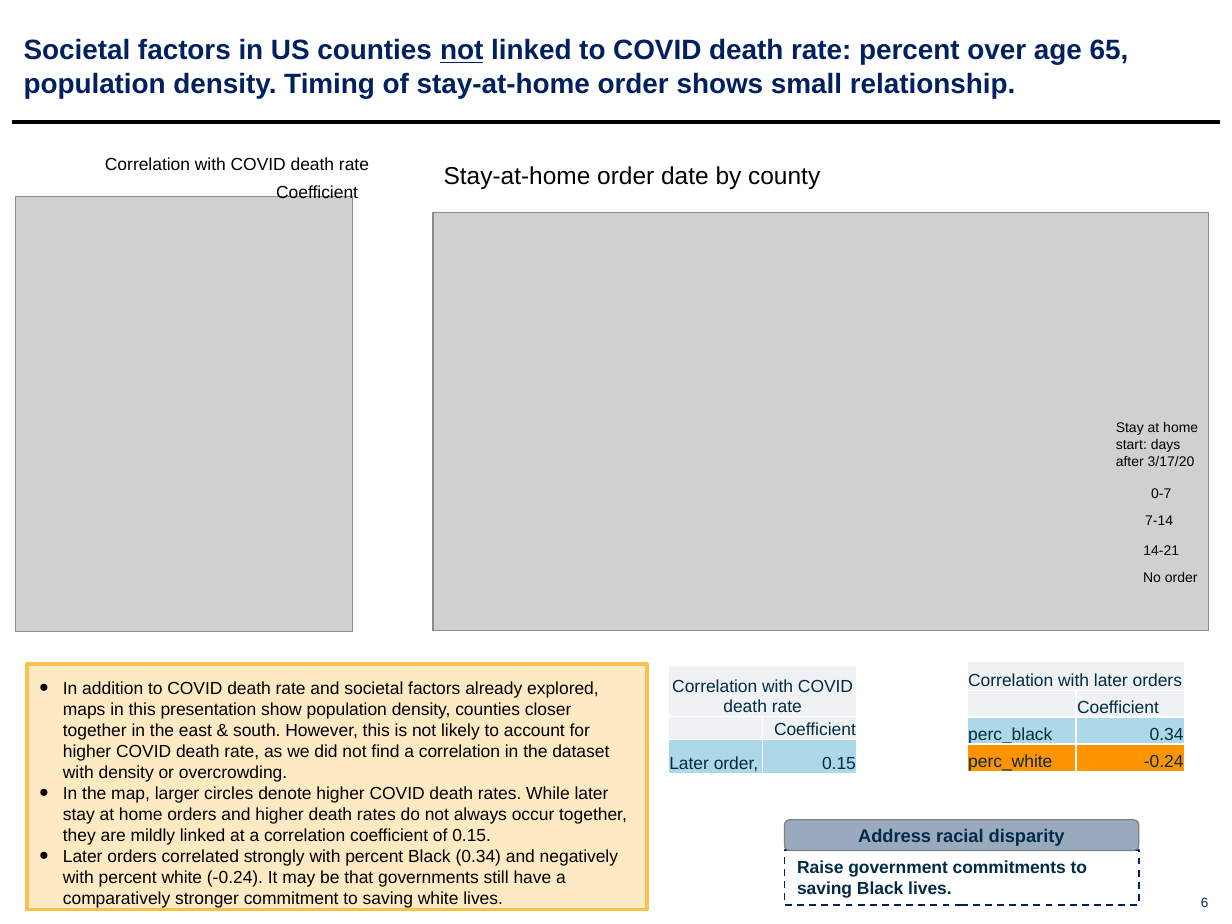
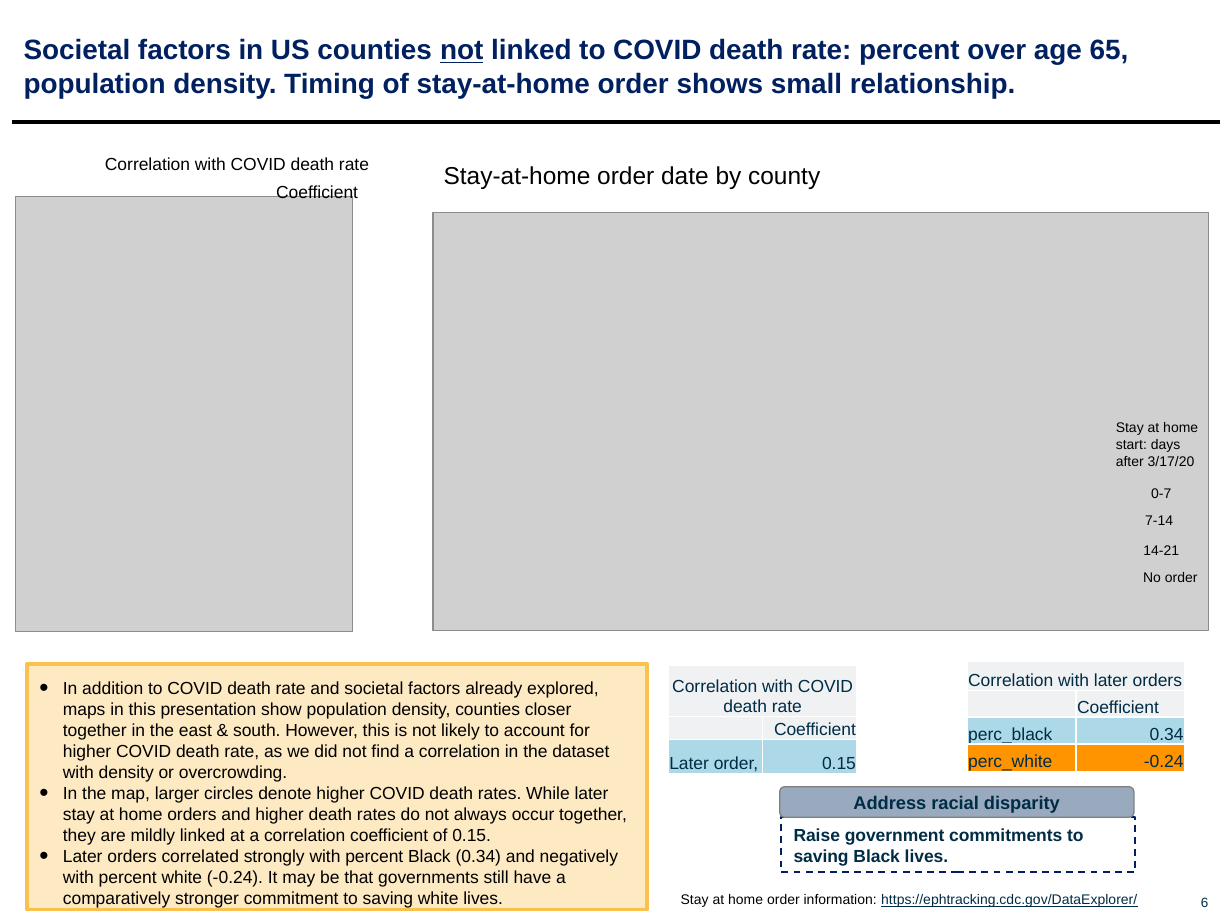
Before and after one commit to elitany/sociovid, a slide deck: slide 7 of COVID Deaths & Societal Factors Capstone II Executive_Presentation.pptx. Drawn at 1232x924 pixels with LibreOffice and Linux fonts; fonts in the diff are those of the drawing; grey boxes stand for pictures; background and template pictures are left out. Boxes give left, top, right and bottom in pixels: in the first picture for what was removed or moved away, otherwise in the second. Text is boxed around its words. In the diff, an @@ line names an element or a change of style, - is before the commit and + after.

```diff
--- a/COVID Deaths & Societal Factors Capstone II Executive_Presentation.pptx
+++ b/COVID Deaths & Societal Factors Capstone II Executive_Presentation.pptx
@@ rounded rectangle "Address racial disparity": place and size @@
-rounded rectangle "Address racial disparity" at [784, 820, 1139, 850]
+rounded rectangle "Address racial disparity" at [779, 787, 1134, 817]
@@ rectangle "Raise government commitments to saving ...": place and size @@
-rectangle "Raise government commitments to saving ..." at [784, 850, 1139, 905]
+rectangle "Raise government commitments to saving ..." at [781, 817, 1135, 872]
@@ text added at [681, 894, 1137, 907], 8 pt, text #002C46, underline @@
+Stay at home order information: https://ephtracking.cdc.gov/DataExplorer/
```
Also in this commit, not shown: 7 other slides changed.
